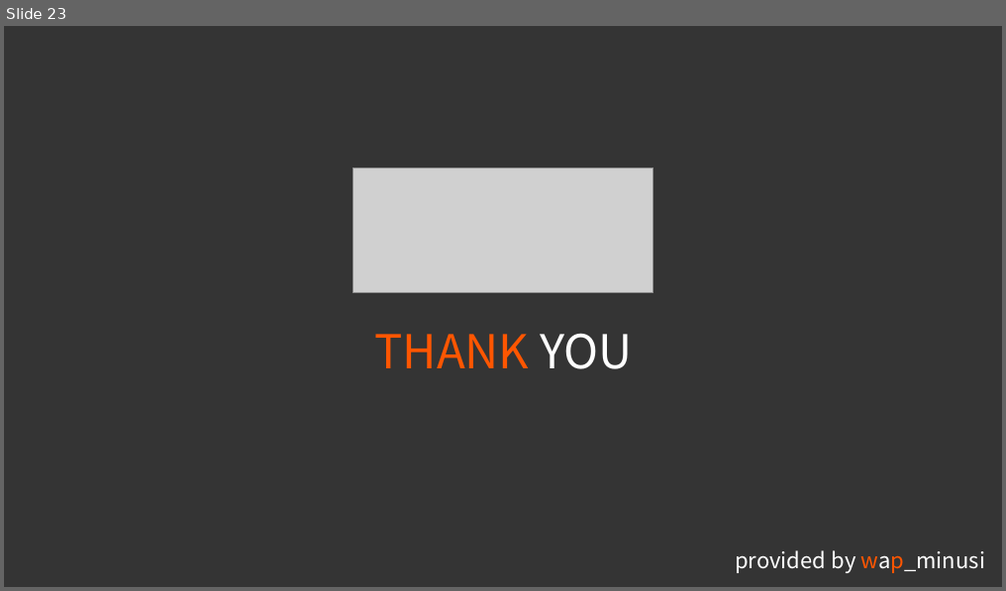
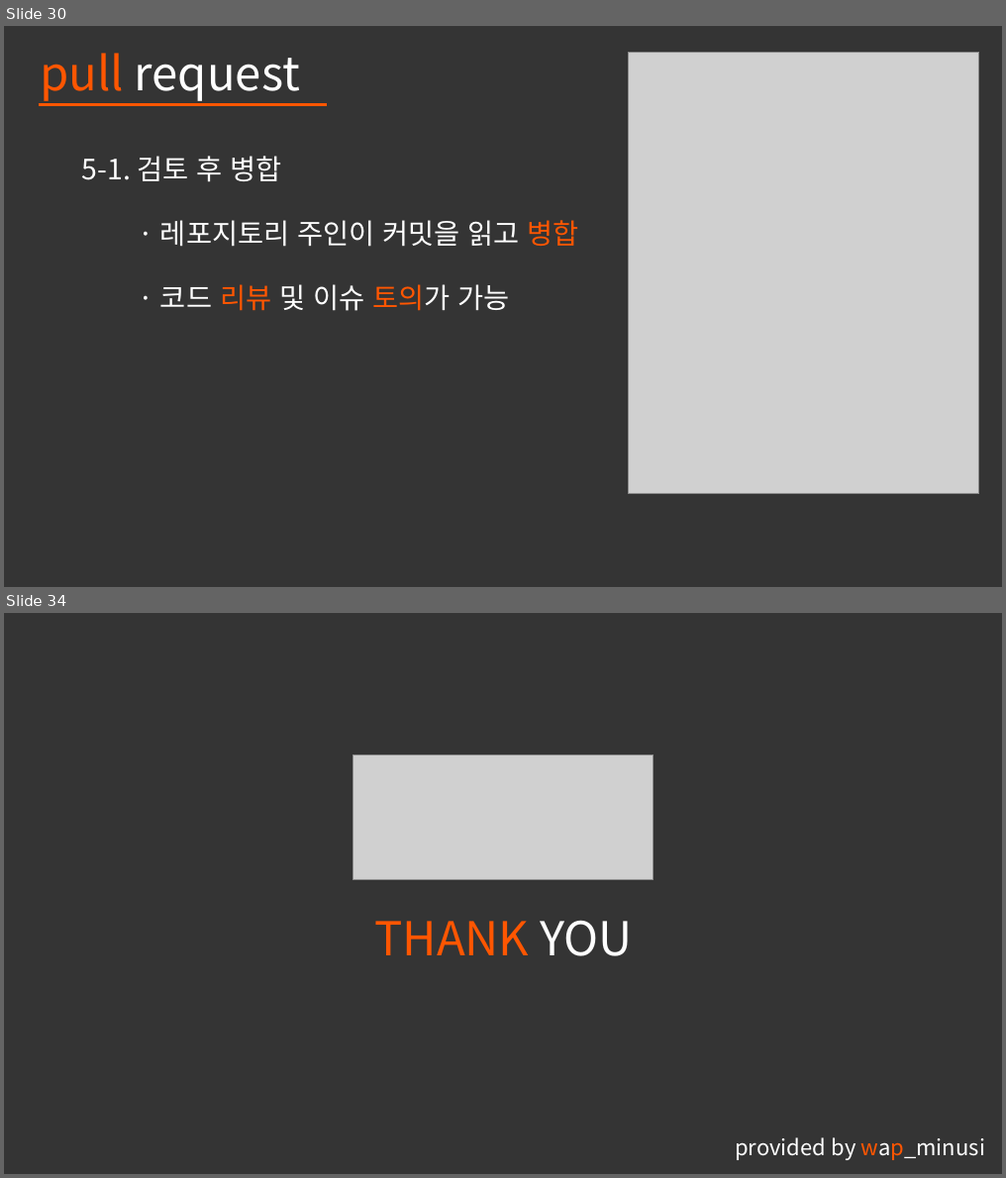
Before and after one commit to pknu-wap/git-flow-seminar, a slide deck: WAP_Git Flow & Pull Request_Minusi.pptx. Shown one above the other, each under a label of ours: slide 23 before the commit, slides 30 and 34 after it; the slides between them are not shown. The pictures are 1006x591 and 1006x1178 pixels, drawn with LibreOffice and Linux fonts; fonts in the diff are those of the drawing; grey boxes stand for pictures; background and template pictures are left out. Boxes give left, top, right and bottom in pixels: in the first picture for what was removed or moved away, otherwise in the second. Text is boxed around its words. In the diff, an @@ line names an element or a change of style, - is before the commit and + after.

Commit message:
update seminar ppt about pull request section

```diff
--- a/WAP_Git Flow & Pull Request_Minusi.pptx
+++ b/WAP_Git Flow & Pull Request_Minusi.pptx
@@ slide 30 added at [4,26,1002,587], background #343434 @@
@@ text added at [40,53,300,101], 45 pt, text #FFFFFF @@
+pull request
@@ picture added at [629,52,979,494] @@
@@ line added from (39, 104) to (327, 104), #FFFFFF 3 pt @@
@@ line added from (39, 104) to (313, 104), #FFFFFF 3 pt @@
@@ text added at [82,156,281,182], 27 pt, text #FFFFFF @@
+5-1. 검토 후 병합
@@ text added at [160,220,579,247], 27 pt, text #FFFFFF @@
+· 레포지토리 주인이 커밋을 읽고 병합
@@ text added at [160,284,509,311], 27 pt, text #FFFFFF @@
+· 코드 리뷰 및 이슈 토의가 가능
@@ what was slide 23 is now slide 34 @@
```
Also in this commit, not shown: 11 other slides added, 1 slide removed.
